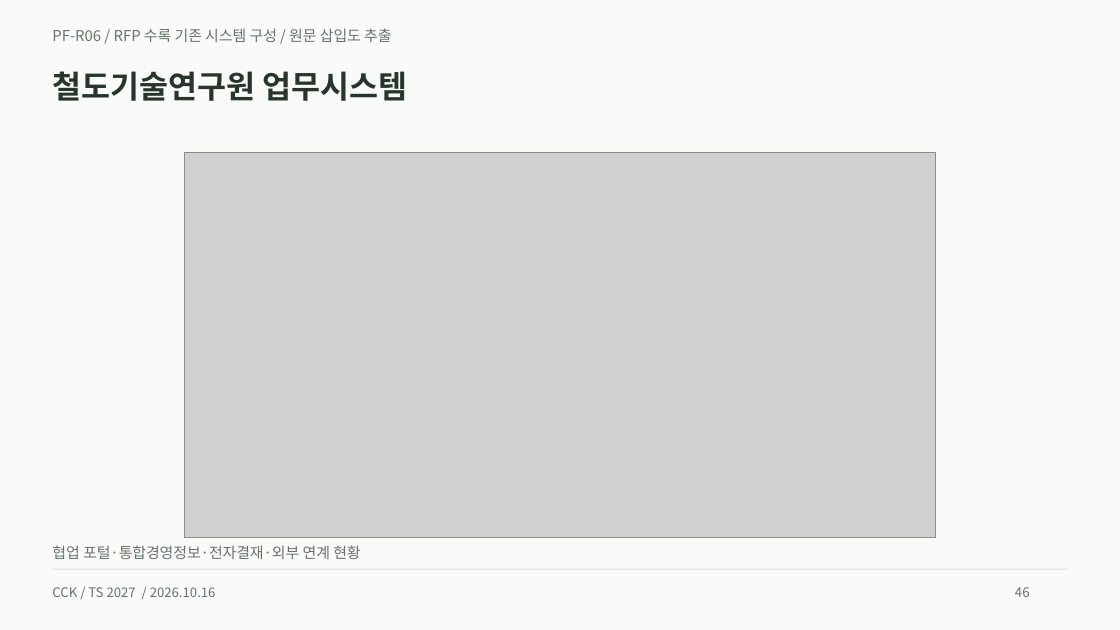
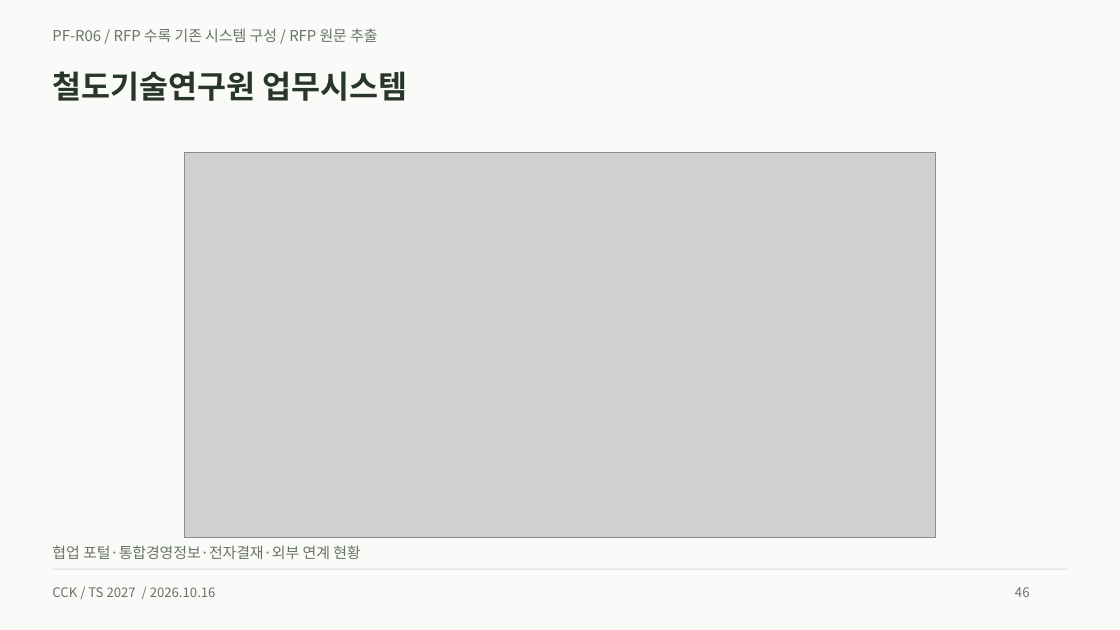
Before and after one commit to heen1987-ops/TS-business-Plan-001, a slide deck: slide 46 of public/downloads/ts-platform-casebook.pptx. Drawn at 1120x630 pixels with LibreOffice and Linux fonts; fonts in the diff are those of the drawing; grey boxes stand for pictures. Boxes give left, top, right and bottom in pixels: in the first picture for what was removed or moved away, otherwise in the second. Text is boxed around its words. In the diff, an @@ line names an element or a change of style, - is before the commit and + after.

```diff
--- a/public/downloads/ts-platform-casebook.pptx
+++ b/public/downloads/ts-platform-casebook.pptx
@@ text at <box>52,28,377,42</box>: text changed @@
-PF-R06 / RFP 수록 기존 시스템 구성 / 원문 삽입도 추출
+PF-R06 / RFP 수록 기존 시스템 구성 / RFP 원문 추출
```
Also in this commit, not shown: 136 other slides changed, 9 slides added, 39 other files.
